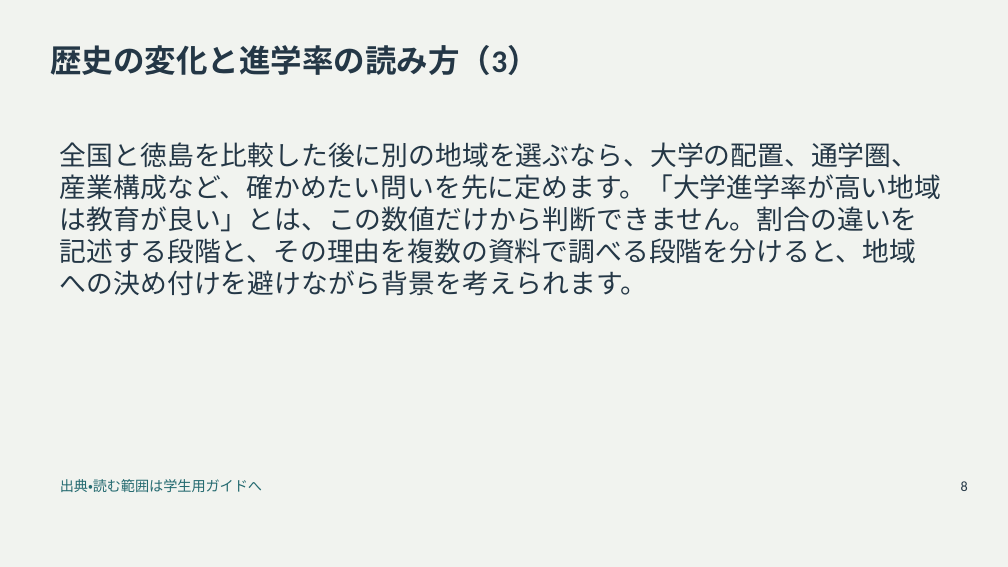
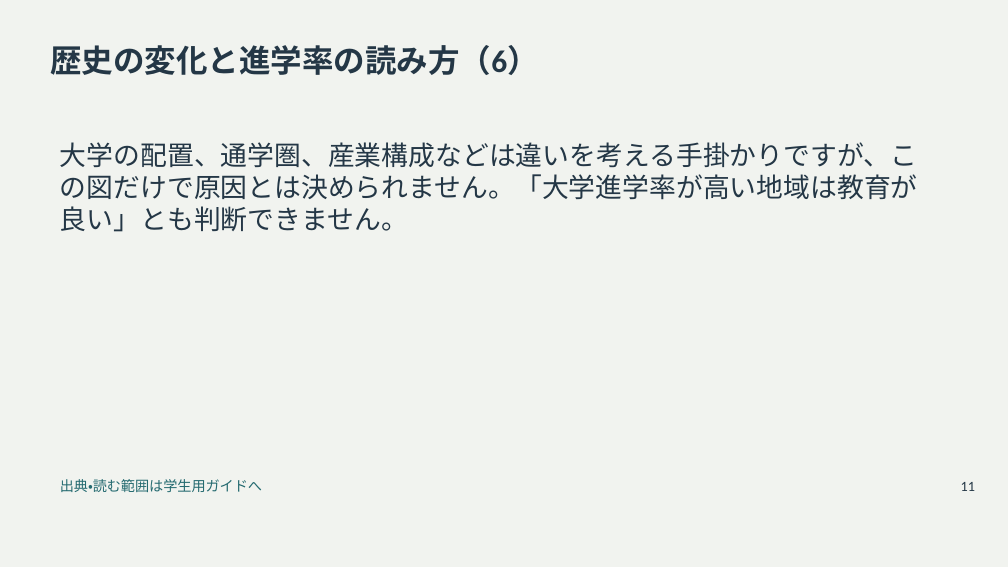
Before and after one commit to zooc-14calbp/industrial-education-i, a slide deck: slide 11 of reorganized/20261105/main/04/slides.pptx (slide 8 before the commit). Drawn at 1008x567 pixels with LibreOffice and Linux fonts; fonts in the diff are those of the drawing. Boxes give left, top, right and bottom in pixels: in the first picture for what was removed or moved away, otherwise in the second. Text is boxed around its words. In the diff, an @@ line names an element or a change of style, - is before the commit and + after.

```diff
--- a/reorganized/20261105/main/04/slides.pptx
+++ b/reorganized/20261105/main/04/slides.pptx
@@ title at (50,45,538,75): text changed @@
-歴史の変化と進学率の読み方（3）
+歴史の変化と進学率の読み方（6）
@@ text at (60,142,918,232): text changed @@
-全国と徳島を比較した後に別の地域を選ぶなら、大学の配置、通学圏、産業構成など、確かめたい問いを先に定めます。「大学進学率が高い地域は教育が良い」とは、この数値だけから判断できません。割合の違いを記述する段階と、その理由を複数の資料で調べる段階を分けると、地域への決め付けを避けながら背景を考えられます。
+大学の配置、通学圏、産業構成などは違いを考える手掛かりですが、この図だけで原因とは決められません。「大学進学率が高い地域は教育が良い」とも判断できません。
@@ text at (961,482,975,491): text changed @@
-8
+11
```
Also in this commit, not shown: 14 other slides changed, 16 slides added, 17 other files.
